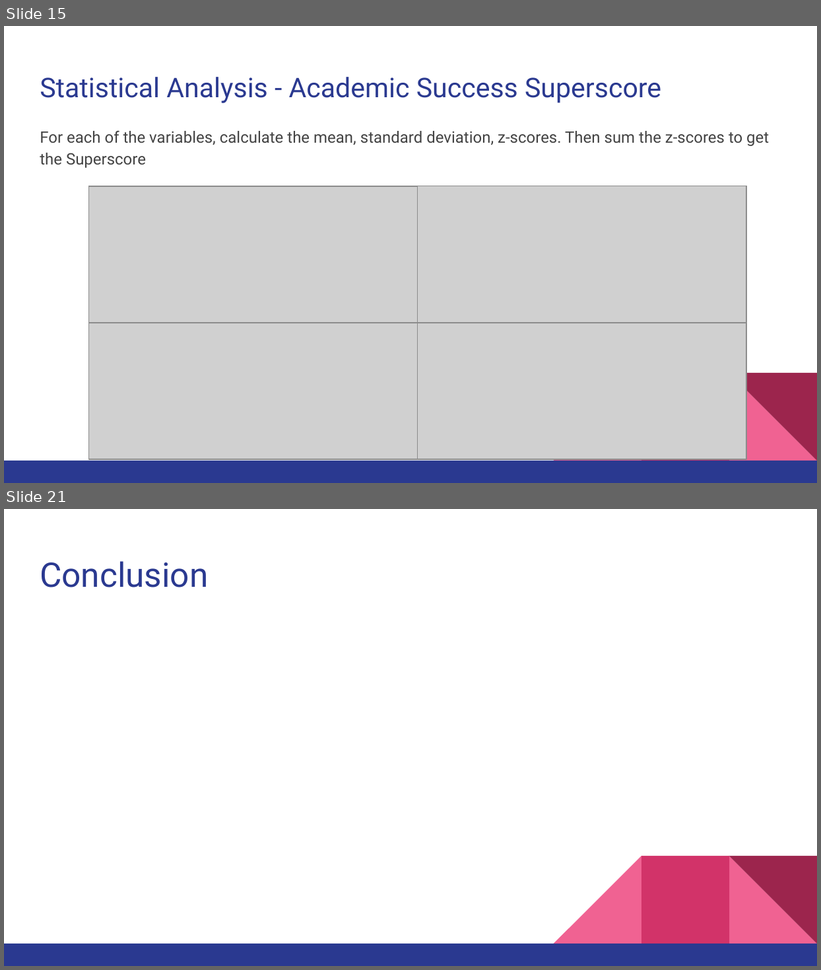
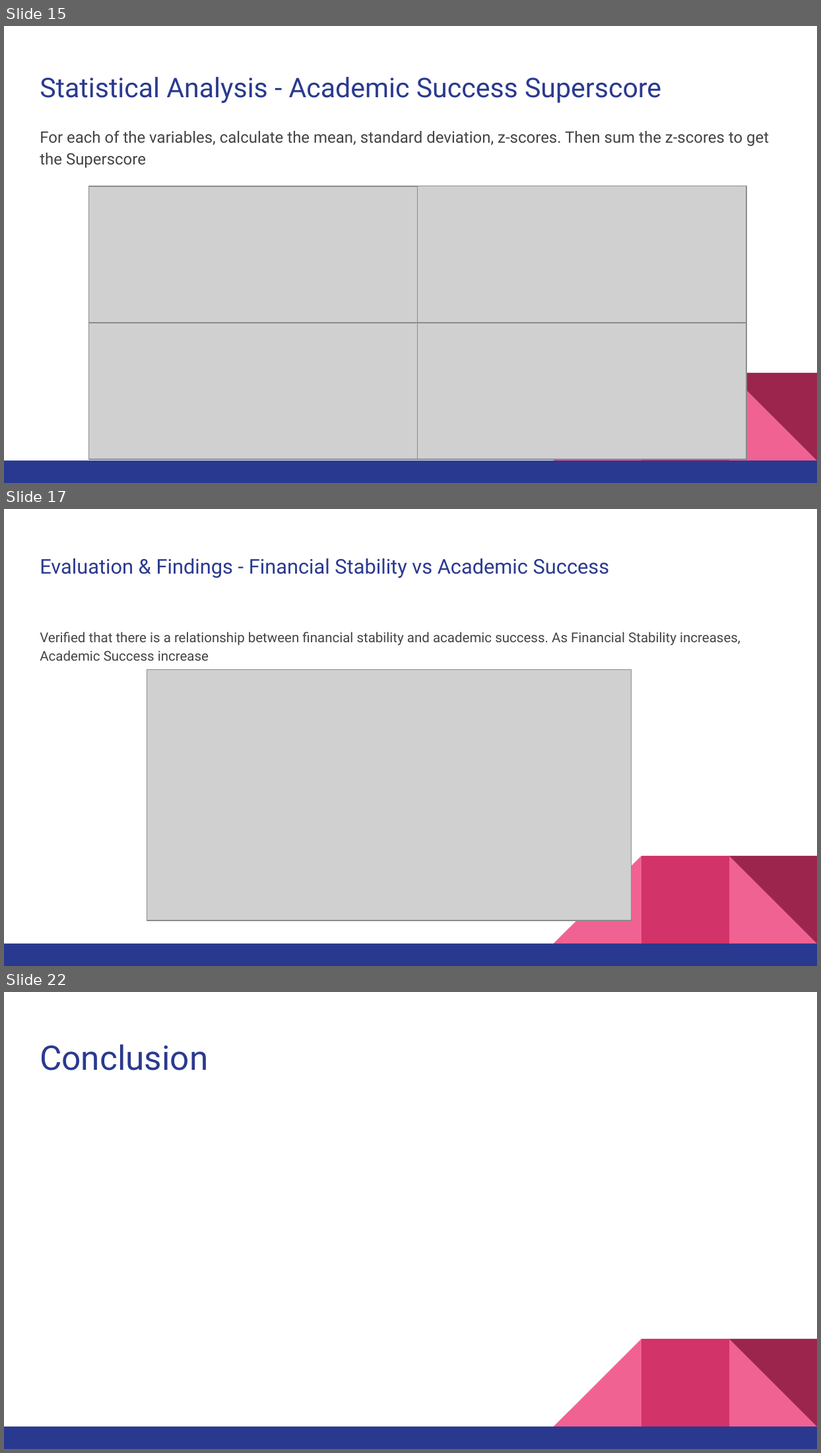
Before and after one commit to brooksrelyt/infm600, a slide deck: College Scorecard Analysis Project/College Selection Model Presentation.pptx. Shown one above the other, each under a label of ours: slides 15 and 21 before the commit, slides 15, 17 and 22 after it; the slides between them are not shown. The pictures are 821x970 and 821x1453 pixels, drawn with LibreOffice and Linux fonts; fonts in the diff are those of the drawing; grey boxes stand for pictures. Boxes give left, top, right and bottom in pixels: in the first picture for what was removed or moved away, otherwise in the second. Text is boxed around its words. In the diff, an @@ line names an element or a change of style, - is before the commit and + after.

```diff
--- a/College Scorecard Analysis Project/College Selection Model Presentation.pptx
+++ b/College Scorecard Analysis Project/College Selection Model Presentation.pptx
@@ slide 17 added at [4, 509, 817, 966], background #FFFFFF; not listed: 5 template elements that a slide beside it also shows @@
@@ title added at [40, 559, 610, 578], 18 pt, text #2A3990 @@
+Evaluation & Findings - Financial Stability vs Academic Success
@@ text added at [40, 632, 741, 661], 12 pt, text #434343 @@
+Verified that there is a relationship between financial stability and academic success. As Financial Stability increases, Academic Success increase
@@ picture added at [147, 670, 631, 921] @@
@@ what was slide 21 is now slide 22 @@
```
Also in this commit, not shown: 5 slides changed, 1 other slide added, 1 slide removed.
